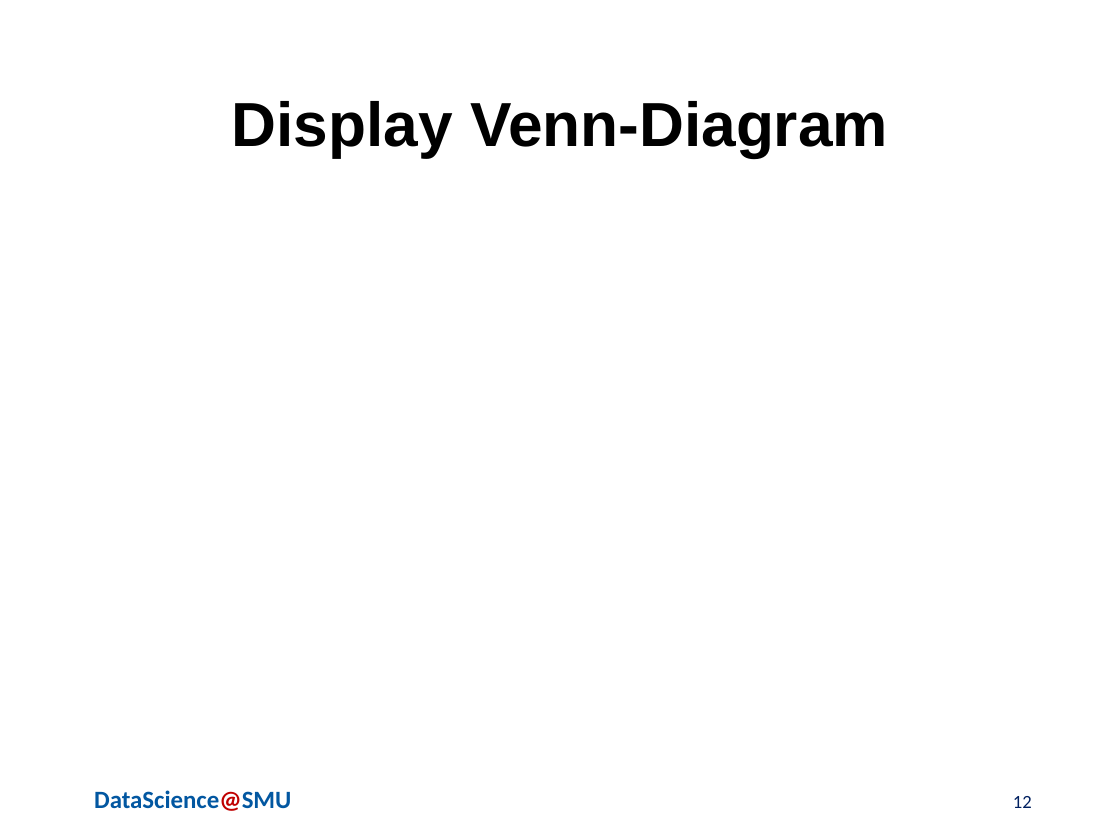
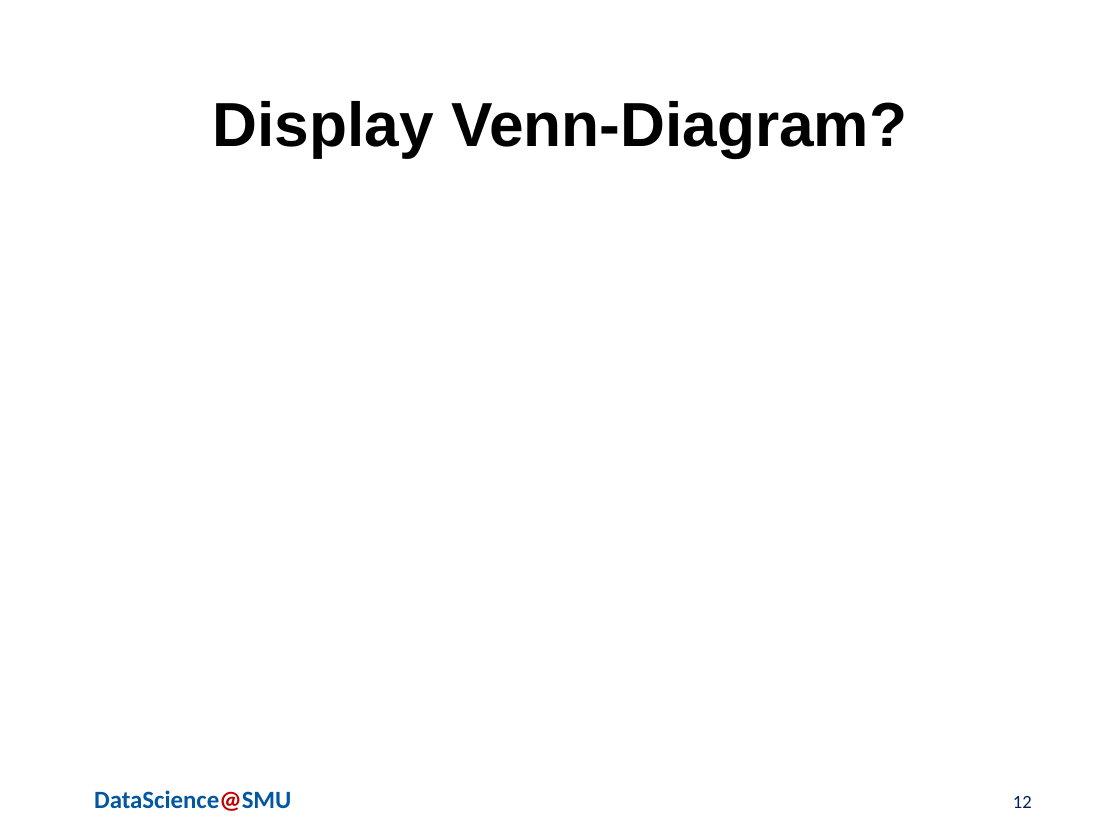
Before and after one commit to anhainguyen82/Capstone, a slide deck: slide 12 of MSDSPresentationDRAFT.pptx. Drawn at 1120x840 pixels with LibreOffice and Linux fonts; fonts in the diff are those of the drawing; background and template pictures are left out. Boxes give left, top, right and bottom in pixels: in the first picture for what was removed or moved away, otherwise in the second. Text is boxed around its words. In the diff, an @@ line names an element or a change of style, - is before the commit and + after.

Commit message:
A few tweaks to the presentation...

```diff
--- a/MSDSPresentationDRAFT.pptx
+++ b/MSDSPresentationDRAFT.pptx
@@ title at (213,101,907,157): text changed @@
-Display Venn-Diagram
+Display Venn-Diagram?
```
Also in this commit, not shown: 3 other slides changed.
